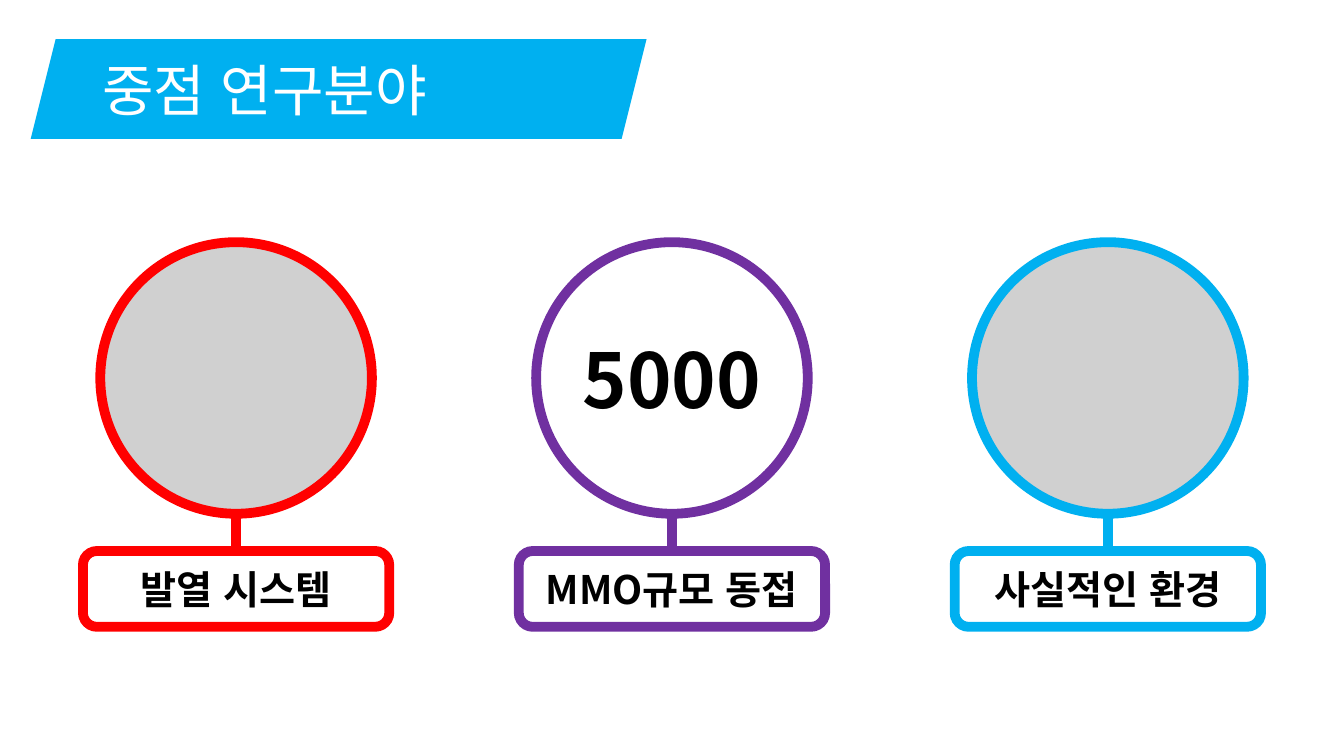
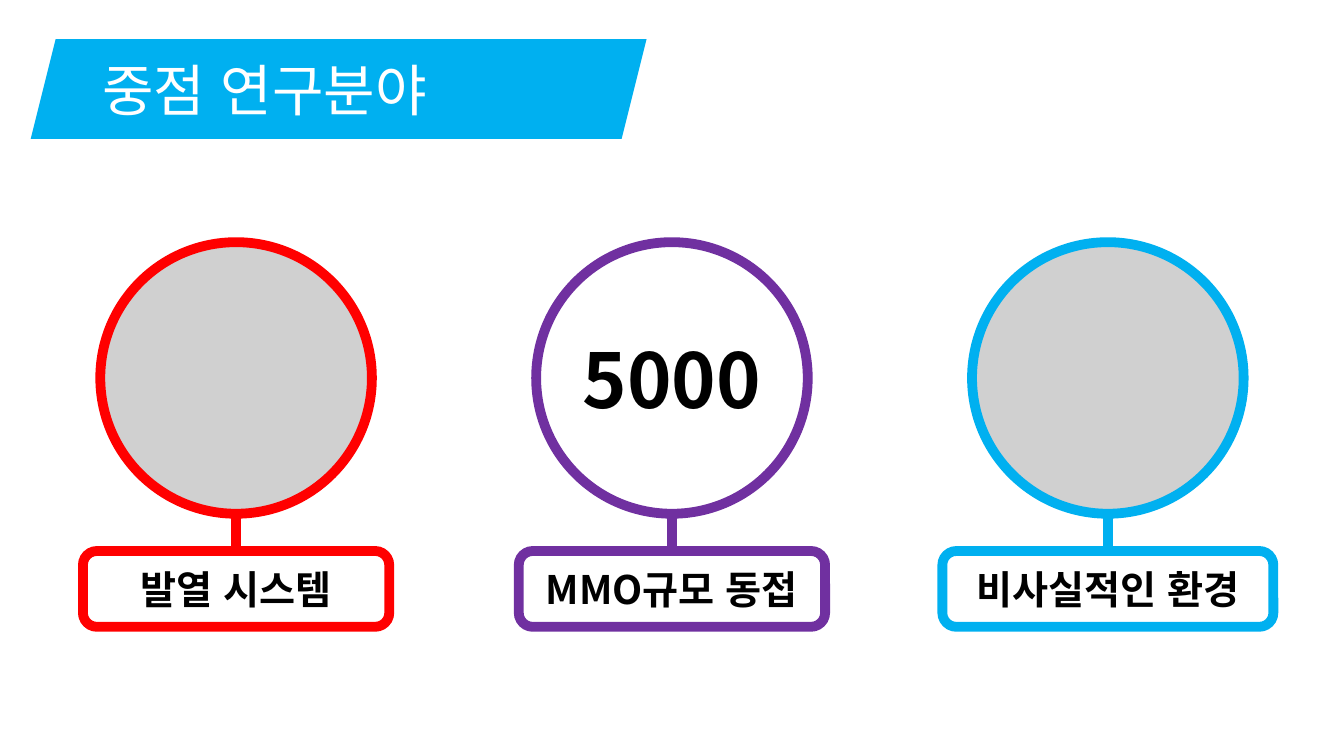
Before and after one commit to korleinster/gamebusdriver, a slide deck: slide 5 of documents/노루막이_김형준_신창섭_홍승필_허지훈.pptx. Drawn at 1344x756 pixels with LibreOffice and Linux fonts; fonts in the diff are those of the drawing; grey boxes stand for pictures; background and template pictures are left out. Boxes give left, top, right and bottom in pixels: in the first picture for what was removed or moved away, otherwise in the second. Text is boxed around its words. In the diff, an @@ line names an element or a change of style, - is before the commit and + after.

```diff
--- a/documents/노루막이_김형준_신창섭_홍승필_허지훈.pptx
+++ b/documents/노루막이_김형준_신창섭_홍승필_허지훈.pptx
@@ rounded rectangle "비사실적인 환경": place and size @@
-rounded rectangle "비사실적인 환경" at <box>955,552,1261,627</box>
+rounded rectangle "비사실적인 환경" at <box>943,552,1273,627</box>
@@ text in rounded rectangle at <box>976,571,1239,608</box>: text changed @@
-사실적인 환경
+비사실적인 환경
```
Also in this commit, not shown: 1 other slide changed.
